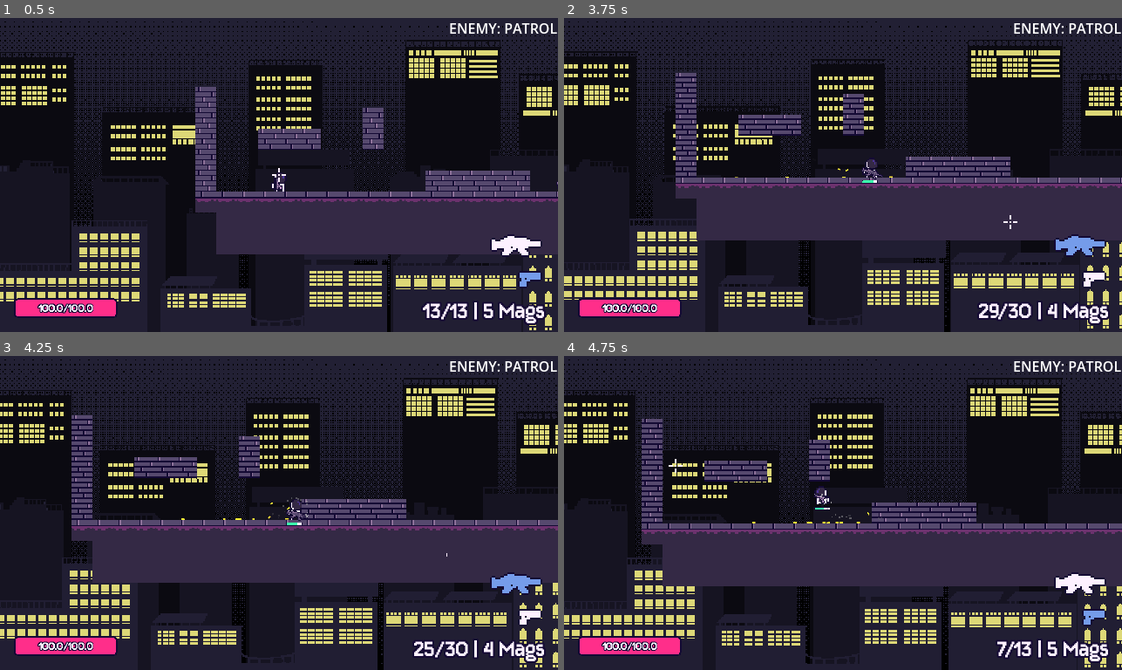
Above: before the commit, frames 1-4 (two rows, left to right).
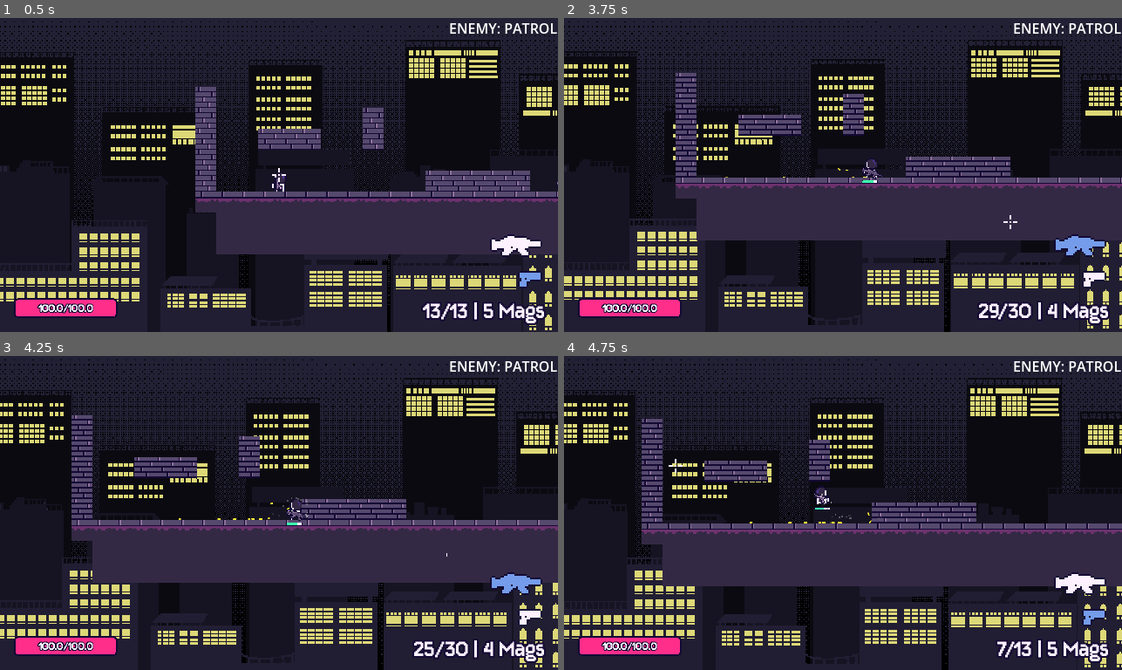
Above: after the commit, the same moments.

Repository: kyteidev/rogueshot
Game: Godot game, scene res://scenes/game_debug.tscn
Same seed, same stepped clock (60 frames per second), same inputs: the game is played once before the commit and once after it.
Inputs (mouse positions are in pixels of both pictures, inside the frame that each line leads up to):
- Up to frame 1 (0.5 s): no input
- Up to frame 2 (3.75 s): move the mouse to (965, 159) at 0.52 s; press the mouse at (965, 159) at 0.53 s; hold D (player_right) 0.53-2.03 s; tap W (player_jump) at 0.77, 1.52, 3.02 s; move the mouse to (731, 190) at 1.27 s; release the mouse at (731, 190) at 1.28 s; click (731, 190) at 1.35 s; move the mouse to (898, 105) at 2.02 s; hold A (player_left) 2.03-2.78 s; hold Shift (player_sprint) 2.03-2.78 s; click (898, 105) at 2.3 s; move the mouse to (815, 237) at 2.77 s; hold D (player_right) from 2.78 s (still down); tap 1 (weapon_1) at 2.85 s; click (815, 237) at 3.05 s; move the mouse to (1010, 222) at 3.52 s; press the mouse at (1010, 222) at 3.53 s; tap 2 (weapon_2) at 3.6 s
- Up to frame 3 (4.25 s): keep holding D (player_right); tap W (player_jump) at 3.77 s; tap R (weapon_reload) at 4.15 s
- Up to frame 4 (4.75 s): move the mouse to (675, 465) at 4.27 s; release D (player_right) at 4.28 s; release the mouse at (675, 465) at 4.28 s; hold A (player_left) from 4.28 s (still down); tap Q (weapon_cycle) at 4.35 s; tap W (player_jump) at 4.52 s; click (675, 465) at 4.55 s

Frame 1 is identical in both runs. In frame 2, less than 0.1% of the frame differs, in the area x 28-59%, y 47-51%; in frame 3, less than 0.1%; in frame 4, less than 0.1%, in the area x 33-56%, y 49-54%.

Commit message:
make bullet casing rotation same as weapon when ejected

Diff:
--- a/scripts/weapon/casing.gd
+++ b/scripts/weapon/casing.gd
@@ -33,6 +33,7 @@
 
 	linear_velocity = direction * speed
 	angular_velocity = randf_range(-spin, spin)
+	global_rotation = weapon_rotation
 
 
 # unload casing with fade after lifetime
